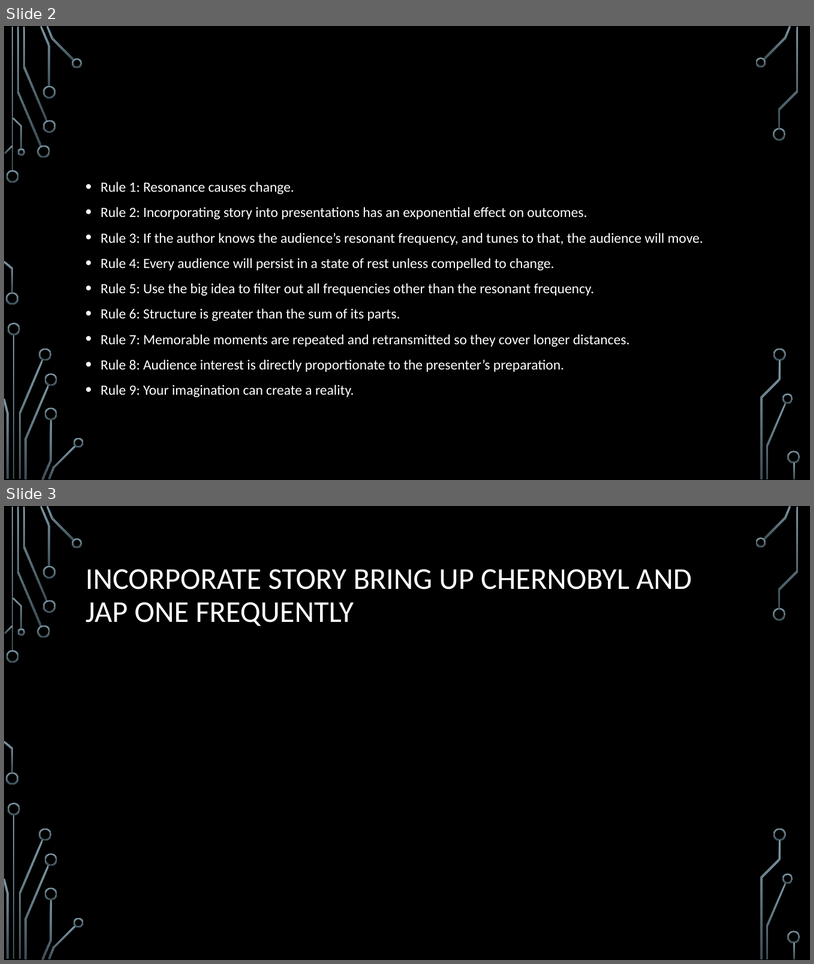
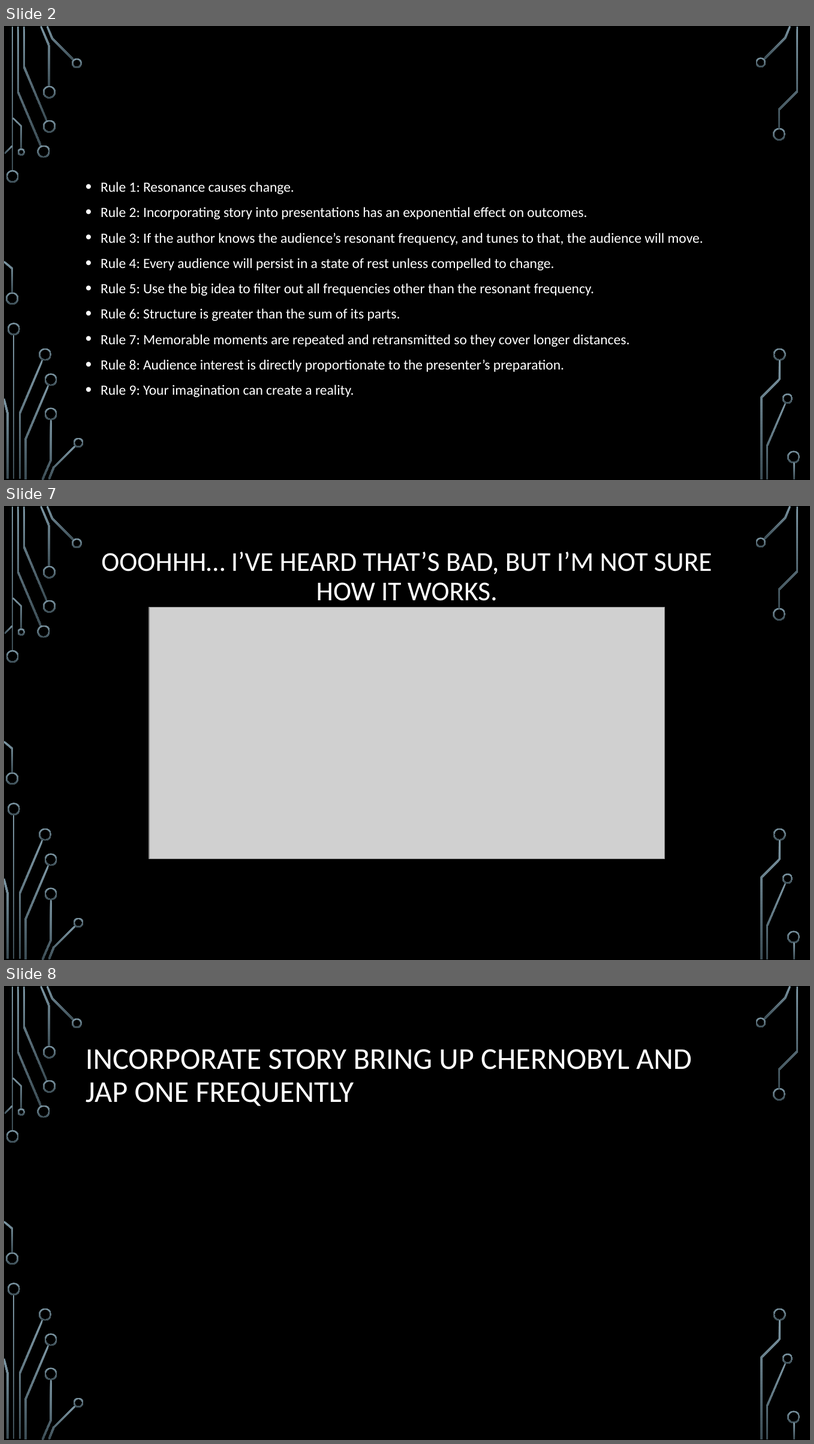
Before and after one commit to spencerswartz/UWDS735, a slide deck: Assignment3/Dr. Thorium - Persuasive Presentation.pptx. Shown one above the other, each under a label of ours: slides 2 and 3 before the commit, slides 2, 7 and 8 after it; the slides between them are not shown. The pictures are 814x964 and 814x1444 pixels, drawn with LibreOffice and Linux fonts; fonts in the diff are those of the drawing; grey boxes stand for pictures; background and template pictures are left out. Boxes give left, top, right and bottom in pixels: in the first picture for what was removed or moved away, otherwise in the second. Text is boxed around its words. In the diff, an @@ line names an element or a change of style, - is before the commit and + after.

Commit message:
images

```diff
--- a/Assignment3/Dr. Thorium - Persuasive Presentation.pptx
+++ b/Assignment3/Dr. Thorium - Persuasive Presentation.pptx
@@ slide 7 added at [4, 506, 810, 960], background picture (left out); not listed: 36 template elements that a slide beside it also shows @@
@@ title added at [101, 552, 713, 601], 32.4 pt, text #FFFFFF @@
+OOOHHH… I’VE HEARD THAT’S BAD, BUT I’M NOT SURE HOW IT WORKS.
@@ picture added at [149, 607, 665, 859] @@
@@ what was slide 3 is now slide 8 @@
```
Also in this commit, not shown: 1 slide changed, 4 other slides added.
